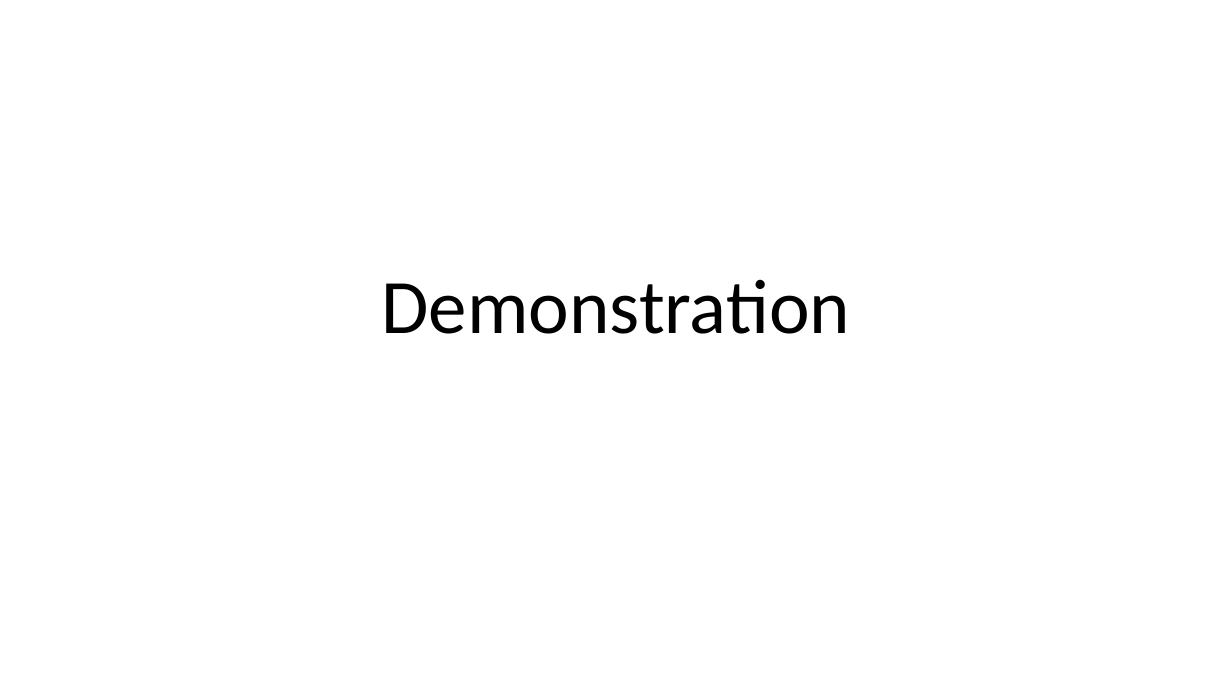
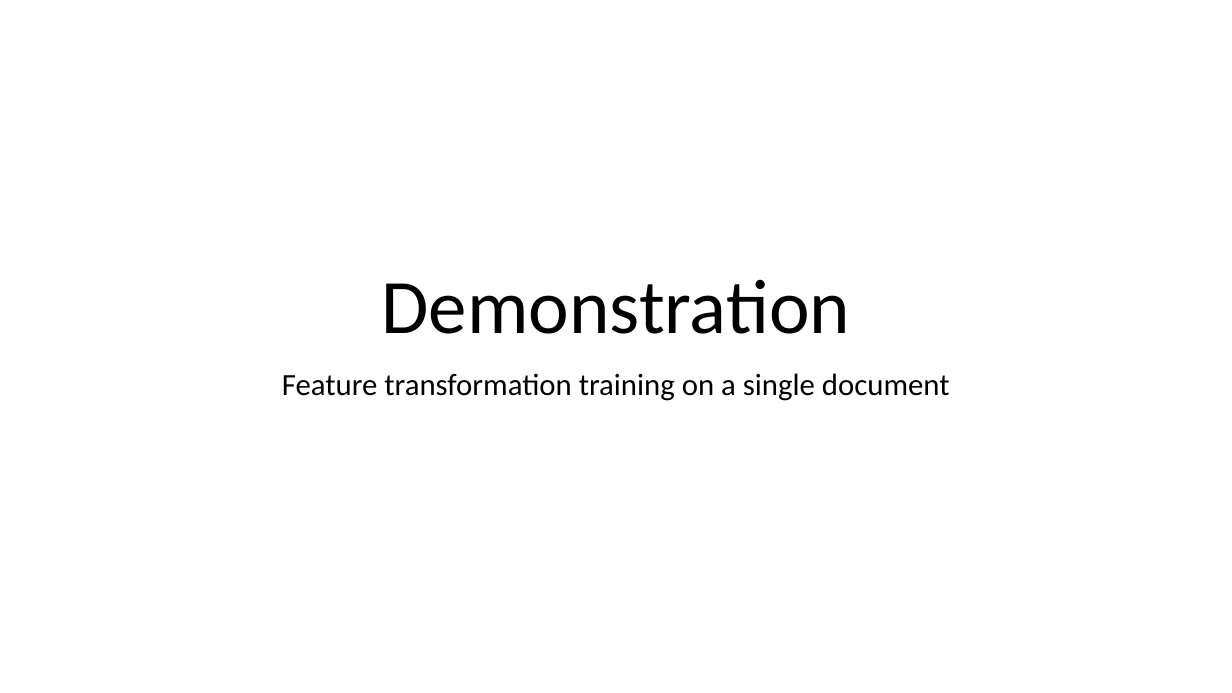
Before and after one commit to Coolcumber/inpladesys, a slide deck: slide 15 of documentation/presentation/Token-level author diarization using clustering of stylistic contexts.pptx. Drawn at 1232x693 pixels with LibreOffice and Linux fonts; fonts in the diff are those of the drawing. Boxes give left, top, right and bottom in pixels: in the first picture for what was removed or moved away, otherwise in the second. Text is boxed around its words. In the diff, an @@ line names an element or a change of style, - is before the commit and + after.

Commit message:
Last slide updated.

```diff
--- a/documentation/presentation/Token-level author diarization using clustering of stylistic contexts.pptx
+++ b/documentation/presentation/Token-level author diarization using clustering of stylistic contexts.pptx
@@ subtitle added at (x1=282, y1=373, x2=950, y2=401), 24 pt, text #000000 @@
+Feature transformation training on a single document
```
